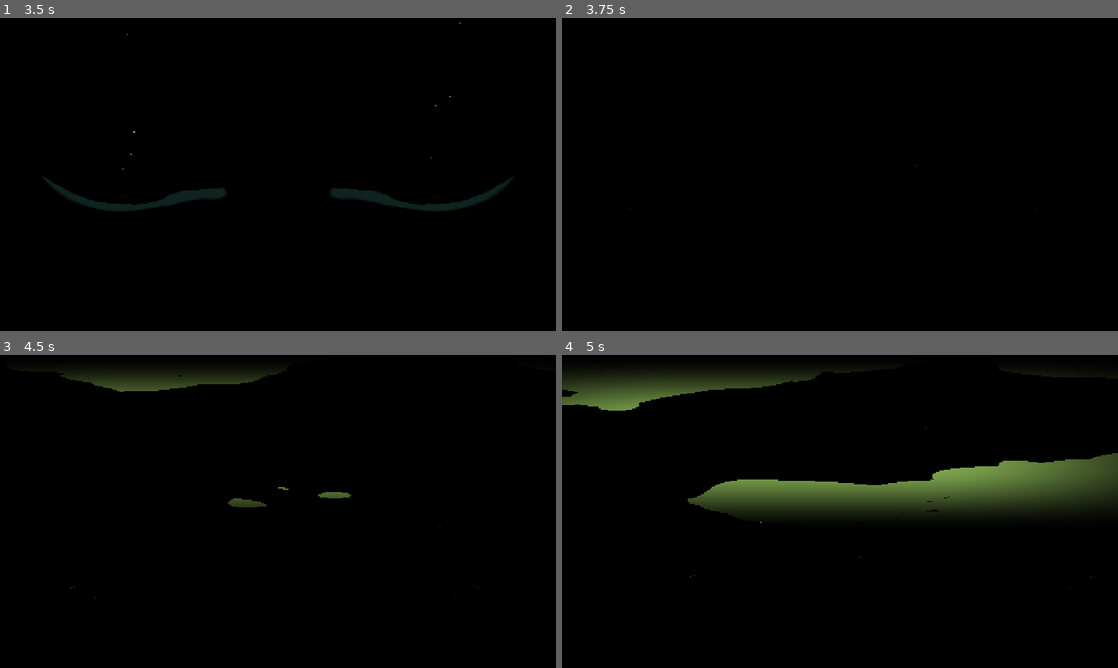
Above: before the commit, frames 1-4 (two rows, left to right).
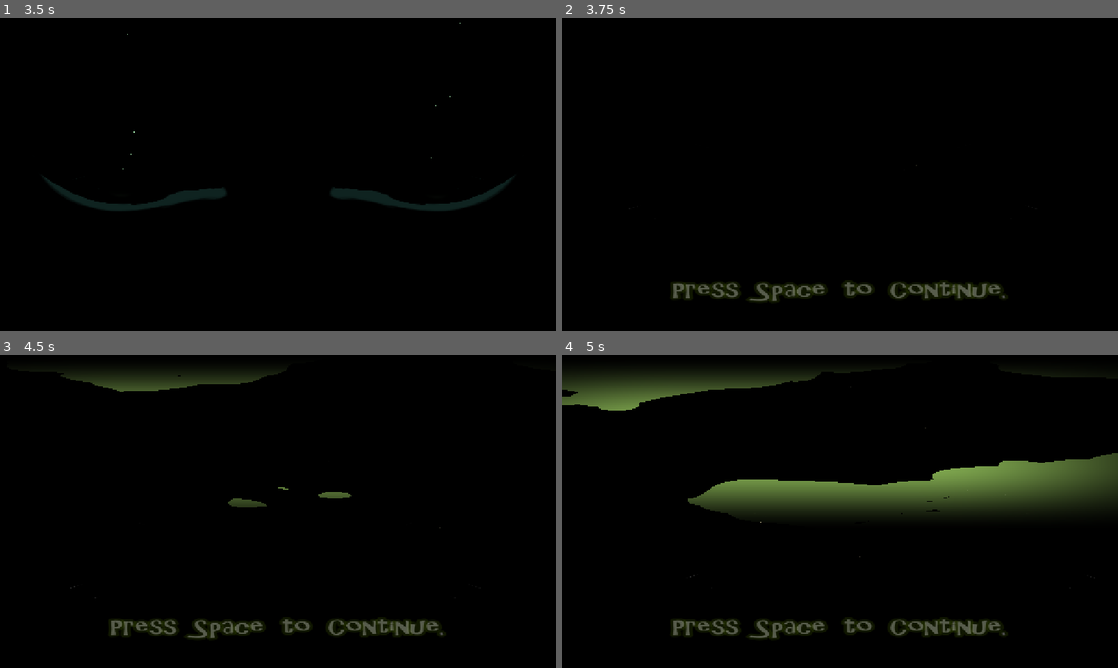
Above: after the commit, the same moments.

Repository: ACristoff/latechjam9
Game: Godot game, scene res://Game/Lib/Game_Manager/game_manager.tscn
The game is run twice, just before and just after one commit, with the same random seed, the same clock (stepped at 60 frames per second) and the same inputs. Sound files missing from this copy of the repository are replaced by a short silence.
Inputs (mouse positions are in pixels of both pictures, inside the frame that each line leads up to):
- Up to frame 1 (3.5 s): click "Start" at 0.5 s; tap Space at 1.25, 2, 2.75 s; move the mouse to (400, 158) at 1.27 s; move the mouse to (166, 190) at 2.02 s; move the mouse to (333, 105) at 2.77 s
- Up to frame 2 (3.75 s): tap Space at 3.5 s; move the mouse to (812, 237) at 3.52 s
- Up to frame 3 (4.5 s): tap Space at 4.25 s; move the mouse to (444, 558) at 4.27 s
- Up to frame 4 (5 s): no input

Frame 1 is identical in both runs. In frame 2, 1.5% of the frame differs, in the area x 19-80%, y 84-91%; in frame 3, 1.5%; in frame 4, 1.5%.

Commit message:
press space dissapear

Diff:
--- a/Assets/Shaders/thought_bubble.tscn
+++ b/Assets/Shaders/thought_bubble.tscn
@@ -124,10 +124,75 @@
 "update": 0,
 "values": [20.0]
 }
+tracks/4/type = "value"
+tracks/4/imported = false
+tracks/4/enabled = true
+tracks/4/path = NodePath("GPUParticles2D:emitting")
+tracks/4/interp = 1
+tracks/4/loop_wrap = true
+tracks/4/keys = {
+"times": PackedFloat32Array(0),
+"transitions": PackedFloat32Array(1),
+"update": 1,
+"values": [true]
+}
+tracks/5/type = "value"
+tracks/5/imported = false
+tracks/5/enabled = true
+tracks/5/path = NodePath("Wind:visible")
+tracks/5/interp = 1
+tracks/5/loop_wrap = true
+tracks/5/keys = {
+"times": PackedFloat32Array(0),
+"transitions": PackedFloat32Array(1),
+"update": 1,
+"values": [true]
+}
+
+[sub_resource type="Animation" id="Animation_7k2af"]
+resource_name = "End"
+length = 3.0
+tracks/0/type = "value"
+tracks/0/imported = false
+tracks/0/enabled = true
+tracks/0/path = NodePath(".:material:shader_parameter/clouds_cutoff")
+tracks/0/interp = 1
+tracks/0/loop_wrap = true
+tracks/0/keys = {
+"times": PackedFloat32Array(0, 3),
+"transitions": PackedFloat32Array(0.241484, 1),
+"update": 0,
+"values": [0.38, 1.0]
+}
+tracks/1/type = "value"
+tracks/1/imported = false
+tracks/1/enabled = true
+tracks/1/path = NodePath("GPUParticles2D:emitting")
+tracks/1/interp = 1
+tracks/1/loop_wrap = true
+tracks/1/keys = {
+"times": PackedFloat32Array(0, 3),
+"transitions": PackedFloat32Array(1, 1),
+"update": 1,
+"values": [true, true]
+}
+tracks/2/type = "value"
+tracks/2/imported = false
+tracks/2/enabled = true
+tracks/2/path = NodePath("Wind:visible")
+tracks/2/interp = 1
+tracks/2/loop_wrap = true
+tracks/2/keys = {
+"times": PackedFloat32Array(0, 3),
+"transitions": PackedFloat32Array(1, 1),
+"update": 1,
+"values": [true, false]
+}
 
 [sub_resource type="AnimationLibrary" id="AnimationLibrary_0bgwi"]
 _data = {
 &"Begin": SubResource("Animation_oc8uh"),
+&"End": SubResource("Animation_7k2af"),
 &"RESET": SubResource("Animation_f6kd6")
 }
 
@@ -283,4 +348,26 @@
 wait_time = 3.0
 one_shot = true
 
+[node name="Label2" type="Label" parent="."]
+modulate = Color(1, 1, 1, 0.298039)
+layout_mode = 1
+anchors_preset = 15
+anchor_right = 1.0
+anchor_bottom = 1.0
+offset_top = 589.0
+offset_bottom = -52.0
+grow_horizontal = 2
+grow_vertical = 2
+scale = Vector2(1, 0.62)
+pivot_offset = Vector2(640, 39)
+size_flags_horizontal = 4
+theme_override_colors/font_outline_color = Color(0.215, 0.3, 0, 1)
+theme_override_constants/outline_size = 30
+theme_override_fonts/font = ExtResource("4_7k211")
+theme_override_font_sizes/font_size = 71
+text = "Press Space to Continue."
+horizontal_alignment = 1
+vertical_alignment = 1
+autowrap_mode = 3
+
 [connection signal="timeout" from="ShowTextTimer" to="." method="_on_show_text_timer_timeout"]
Not shown: 1 places in Assets/Shaders/thought_bubble.tscn that only renumber resources
